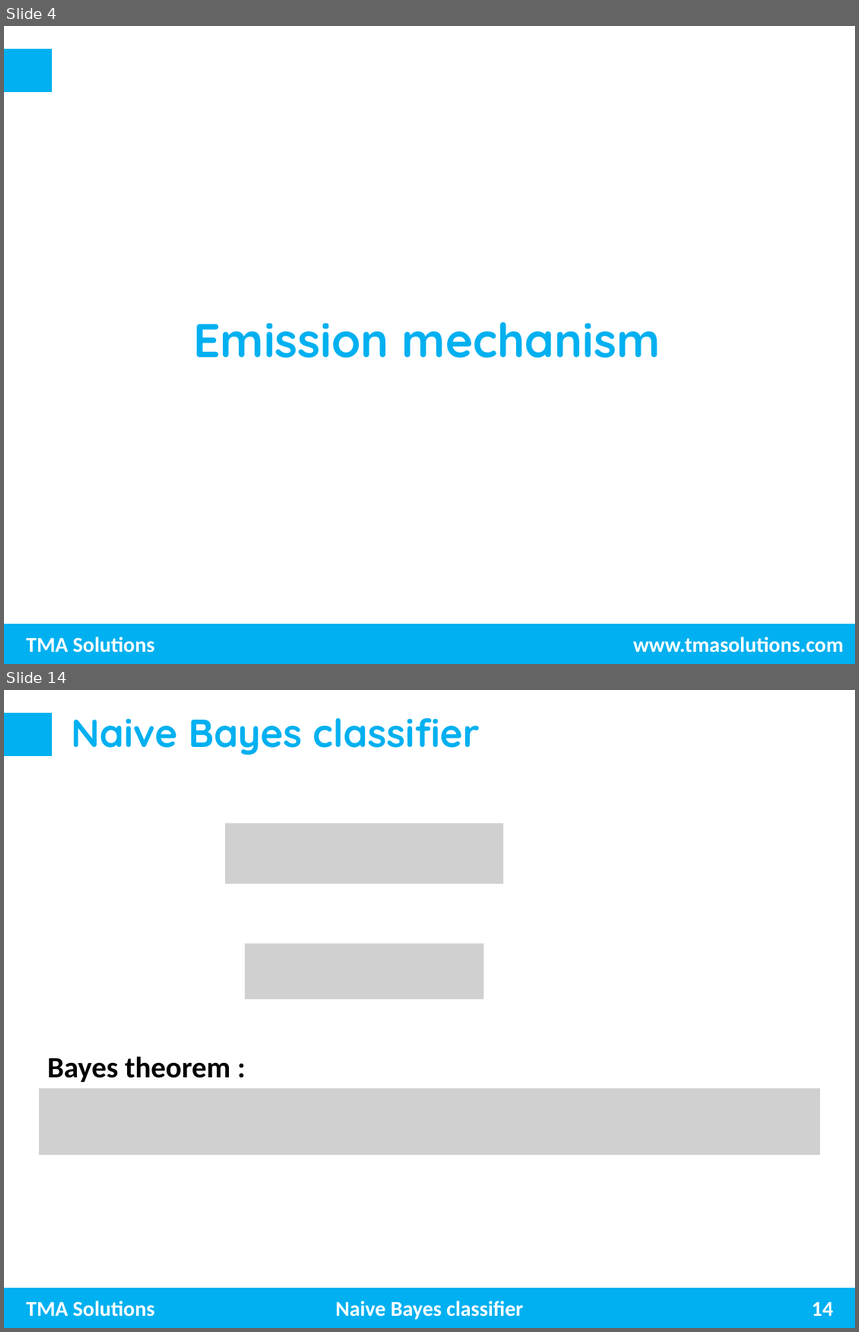
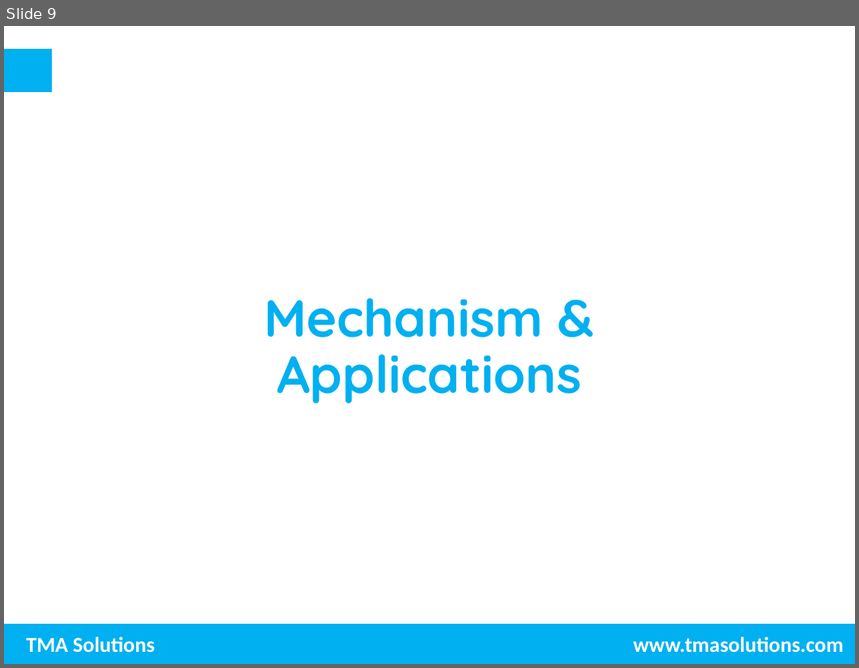
Before and after one commit to trungnghia2009/MachineLearning, a slide deck: Photoelectric effect.pptx. Shown one above the other, each under a label of ours: slides 4 and 14 before the commit, slide 9 after it; the slides between them are not shown. The pictures are 859x1332 and 859x668 pixels, drawn with LibreOffice and Linux fonts; fonts in the diff are those of the drawing; grey boxes stand for pictures; background and template pictures are left out. Boxes give left, top, right and bottom in pixels: in the first picture for what was removed or moved away, otherwise in the second. Text is boxed around its words. In the diff, an @@ line names an element or a change of style, - is before the commit and + after.

```diff
--- a/Photoelectric effect.pptx
+++ b/Photoelectric effect.pptx
@@ slide 14 removed at (4, 690, 855, 1328), background #FFFFFF; not listed: 3 template elements that a slide beside it also shows @@
@@ title removed at (71, 718, 479, 755) @@
-Naive Bayes classifier
@@ picture removed at (225, 824, 503, 884) @@
@@ picture removed at (245, 944, 484, 1000) @@
@@ text removed at (47, 1056, 230, 1082) @@
-Bayes theorem :
@@ picture removed at (39, 1088, 820, 1155) @@
@@ text removed at (335, 1301, 523, 1320) @@
-Naive Bayes classifier
@@ page number removed at (812, 1302, 833, 1316) @@
-14
@@ what was slide 4 is now slide 9 @@
@@ slide 9 changed as well @@
@@ subtitle at (265, 298, 582, 404): text changed; size 40 to 44 pt @@
-Emission mechanism
+Mechanism & Applications
```
Also in this commit, not shown: 3 other slides changed, 9 slides added, 24 other slides removed.
